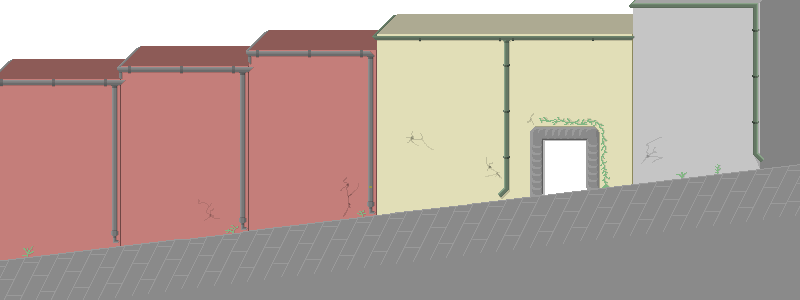
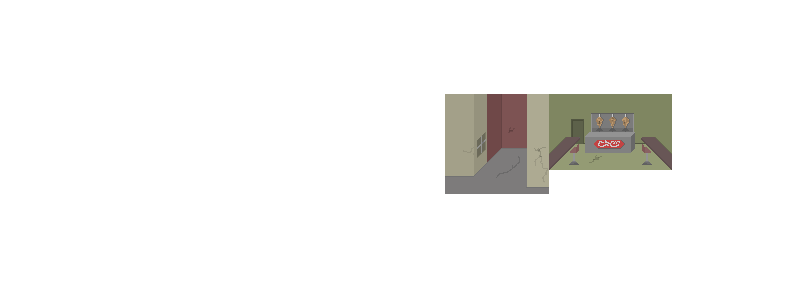
Before/after of a (800, 300) layered artwork. What changed in the layer stack:
hid "garibaldi_background", painted on it over [0, 0, 800, 300]
painted on "garibaldi_panorama" over [379, 94, 672, 203]
